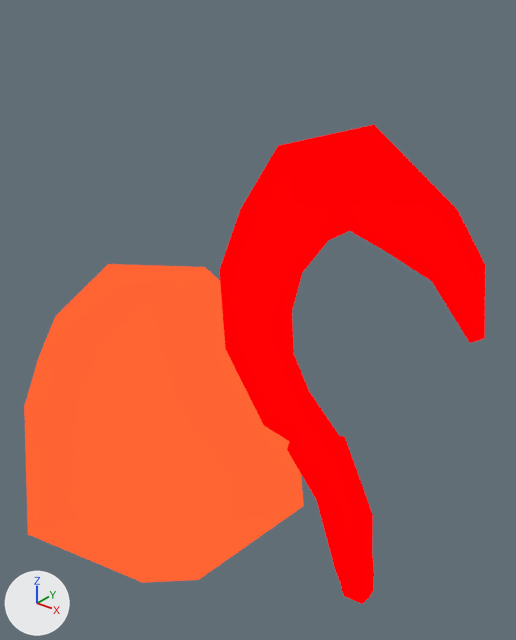
The Blender file BurningEmbersMain/BurningEmbers/Assets/Models/LanternObjects.blend as it was, and as the next commit left it.
The view is the same before and after, from a camera (50 mm lens) standing at (9.44, -8.55, 9.72) and looking at (2.06, 0.68, 4.0). Every picture has the same lights, and +X, +Y and +Z are marked at lower left.

Before the edit, the objects in view are built like this:
```python
me_cube_001 = bpy.data.meshes.new('Cube.001')
me_cube_001.from_pydata(...)  # 84 vertices, 86 faces; spans x -2.98..1.53, y -0.17..0.21, z -0.32..7.78
me_cube_001.materials.append(mat_sword_red)  # red #ff0003
me_cube_001.materials.append(mat_sword_white)  # white #e7e7e7
me_mesh = bpy.data.meshes.new('Mesh')
me_mesh.from_pydata(...)  # 24 vertices, 43 faces; spans x -3.97..4.43, y -3.54..3.62, z -0.16..10.67
me_mesh.materials.append(mat_gem_white)  # white #ffffff
me_mesh.materials.append(mat_gem_orange)  # orange #ff6433
ob_lampgem = bpy.data.objects.new('lampGem', me_mesh)
ob_lampgem.location = (0.0, 0.0, 0.0)
ob_lampgem.scale = (0.247, 0.247, 0.247)
_m = ob_lampgem.modifiers.new('Solidify', 'SOLIDIFY')
_m.thickness = -7.49
_m.material_offset = 2
_m.material_offset_rim = 3
_m.use_rim = False
_m.use_even_offset = True
_m.use_flip_normals = True
ob_sword = bpy.data.objects.new('Sword', me_cube_001)
ob_sword.location = (4.83, 0.0, 0.0)
_m = ob_sword.modifiers.new('Solidify', 'SOLIDIFY')
_m.thickness = 0.12
_m.material_offset = 1
_m.material_offset_rim = 2
_m.use_rim = False
_m.use_quality_normals = True
_m.use_flip_normals = True
_m.use_rim_only = True
```
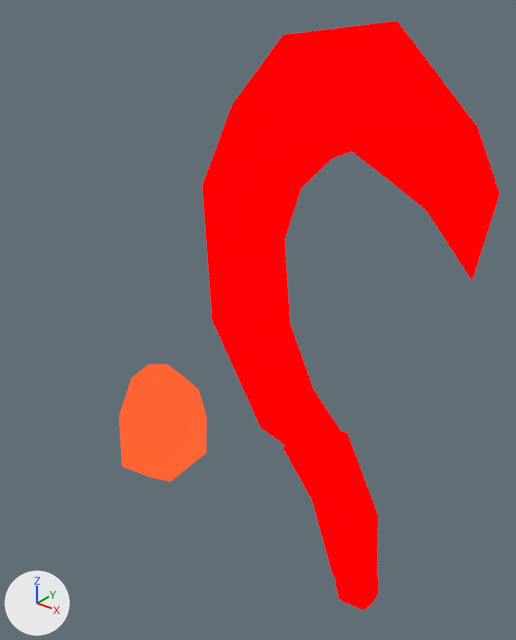
What differs and where, as boxes (x1, y1, x2, y2) in the pictures (516 x 640 px; the box of a moved part takes in the faces that stretch with it):
'Sword', reshaped, modifiers changed (12% wider, 23% taller)
    before: (219, 125, 485, 604)
    after: (202, 21, 500, 610)
'lampGem', reshaped, modifiers changed (68% narrower, 63% shorter)
    before: (24, 264, 304, 583)
    after: (119, 364, 207, 482)
part 2 of me_cube_001, added (red)
    after: (202, 21, 500, 610)
part 3 of me_cube_001, moved or reshaped (not visible afterwards)
    before: (432, 265, 485, 343)
part 4 of me_cube_001, recoloured (red)
    before: (219, 125, 485, 604)

The change, as a list of edits to the scene's bpy script:
```text
Change me_mesh:
    used by ob_lampgem; location = (0.0, 0.0, 0.0); scale = (0.247, 0.247, 0.247)
    remove me_mesh.from_pydata(...)  # 24 vertices, 43 faces; spans x -3.97..4.43, y -3.54..3.62, z -0.16..10.67
    add me_mesh.from_pydata(...)  # 48 vertices, 86 faces; spans x -3.97..4.43, y -3.54..3.62, z -0.16..10.67
    me_mesh part 1: 43 faces spanning x -3.97..4.43, y -3.54..3.62, z -0.16..10.67 switch from mat_gem_white (white #ffffff) to mat_gem_orange (orange #ff6433)
Change me_cube_001:
    used by ob_sword; location = (4.83, 0.0, 0.0)
    remove me_cube_001.from_pydata(...)  # 84 vertices, 86 faces; spans x -2.98..1.53, y -0.17..0.21, z -0.32..7.78
    add me_cube_001.from_pydata(...)  # 158 vertices, 168 faces; spans x -3.43..1.56, y -0.31..0.34, z -0.52..9.19
    me_cube_001 part 2: a new loose piece of 79 vertices spanning x -3.43..1.56, y -0.31..0.34, z -0.52..9.19, in mat_sword_red (red #ff0003)
    me_cube_001 part 3
    6 vertices are removed from x 1.48..1.53, y -0.01..0.05, z 5.32..5.35
    86 faces are deleted
    6 vertices in x -2.89..-1.59, y -0.04..0.08, z 3.64..4.06 move by (-0.2, 0.0, 0.51)
    37 vertices move from x -2.98..1.4, y -0.05..0.09, z 2.29..7.78 to x -3.21..1.33, y -0.08..0.09, z 2.19..8.98
    1 vertex is added at (1.27, 0.06, 6.27)
    84 new faces join them, mat_sword_white (white #e7e7e7)
    me_cube_001 part 4: 78 faces spanning x -3.21..1.33, y -0.17..0.21, z -0.32..8.98 switch from mat_sword_red (red #ff0003) to mat_sword_white (white #e7e7e7)
Change ob_lampgem:
    remove _m = ob_lampgem.modifiers.new('Solidify', 'SOLIDIFY')
    remove _m.thickness = -7.49
    remove _m.material_offset = 2
    remove _m.material_offset_rim = 3
    remove _m.use_rim = False
    remove _m.use_even_offset = True
    remove _m.use_flip_normals = True
Change ob_sword:
    remove _m = ob_sword.modifiers.new('Solidify', 'SOLIDIFY')
    remove _m.thickness = 0.12
    remove _m.material_offset = 1
    remove _m.material_offset_rim = 2
    remove _m.use_rim = False
    remove _m.use_quality_normals = True
    remove _m.use_flip_normals = True
    remove _m.use_rim_only = True
```
